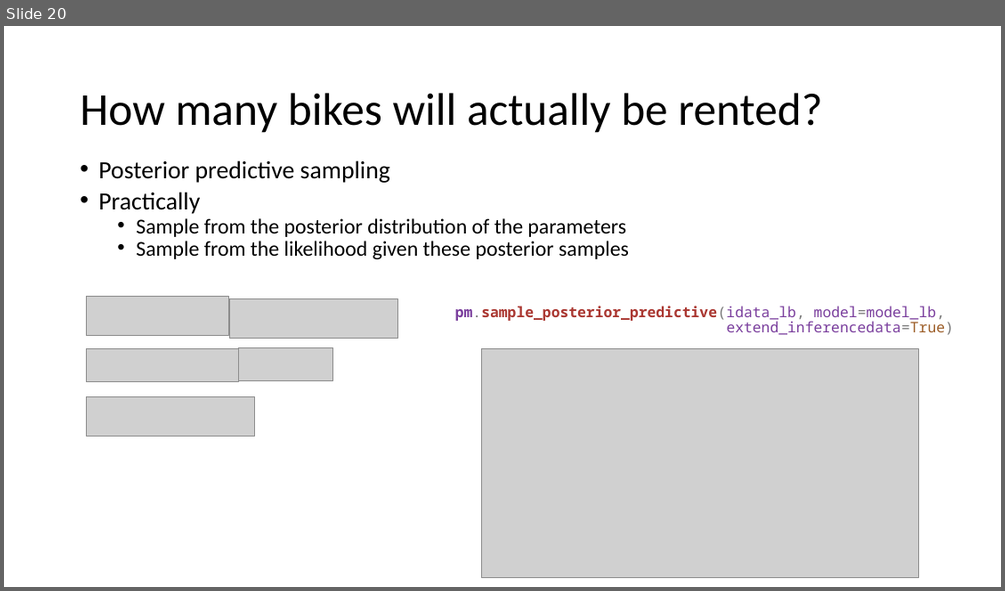
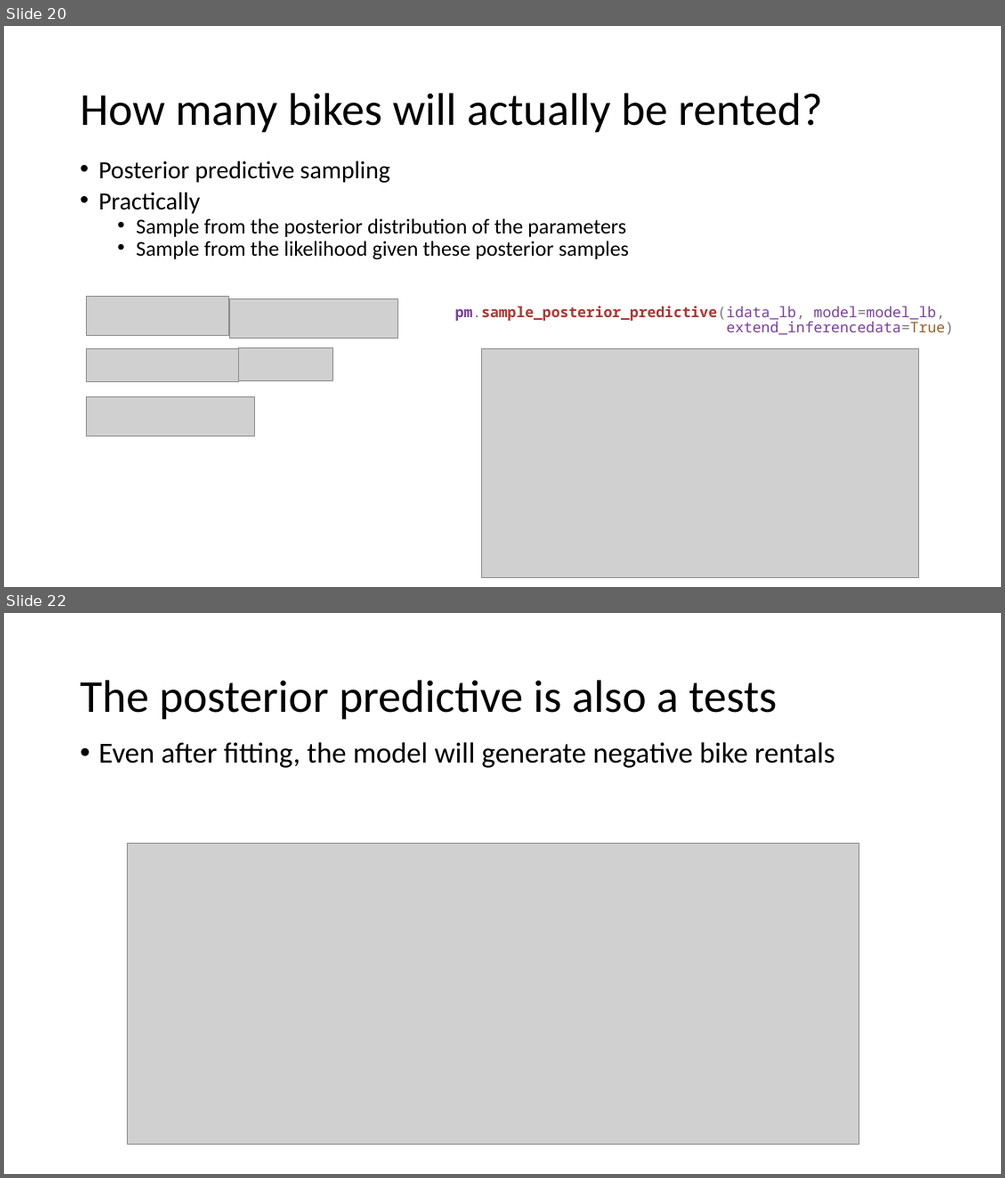
Before and after one commit to opherdonchin/StatisticalComputationAndAnalysis, a slide deck: Lectures/Lecture 6 Linear models.pptx. Shown one above the other, each under a label of ours: slide 20 before the commit, slides 20 and 22 after it; the slides between them are not shown. The pictures are 1005x591 and 1005x1178 pixels, drawn with LibreOffice and Linux fonts; fonts in the diff are those of the drawing; grey boxes stand for pictures. Boxes give left, top, right and bottom in pixels: in the first picture for what was removed or moved away, otherwise in the second. Text is boxed around its words. In the diff, an @@ line names an element or a change of style, - is before the commit and + after.

Commit message:
Posterior predictive

```diff
--- a/Lectures/Lecture 6 Linear models.pptx
+++ b/Lectures/Lecture 6 Linear models.pptx
@@ slide 22 added at [4,613,1001,1174], background #FFFFFF @@
@@ title added at [80,680,777,720], 44 pt, text #000000 @@
+The posterior predictive is also a tests
@@ text added at [98,742,834,768], 28 pt, text #000000 @@
+• Even after fitting, the model will generate negative bike rentals
@@ picture added at [128,844,858,1144] @@
```
Also in this commit, not shown: 5 slides changed, 1 other slide added, 1 other file.
